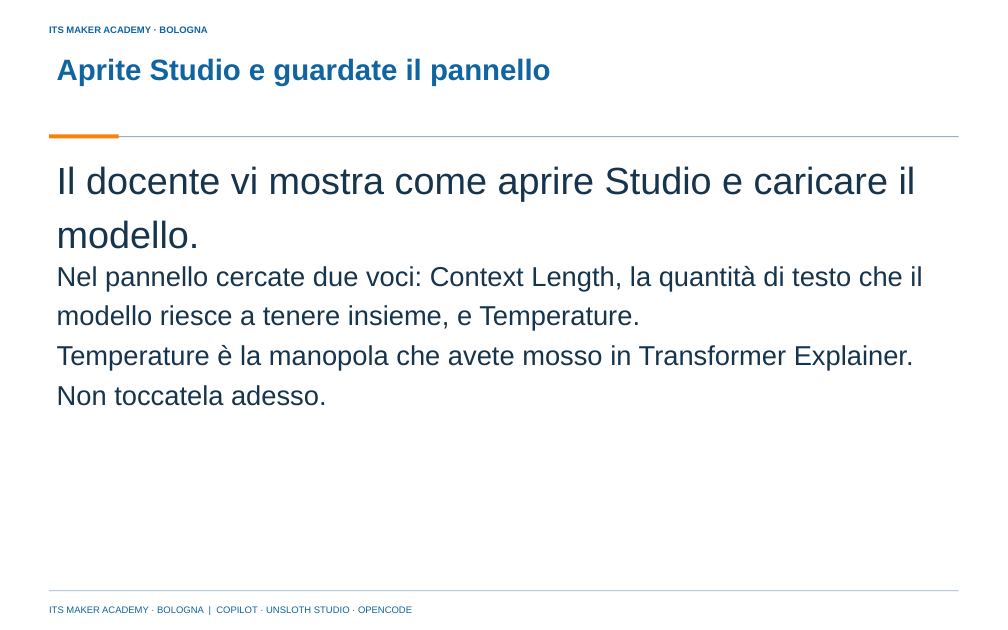
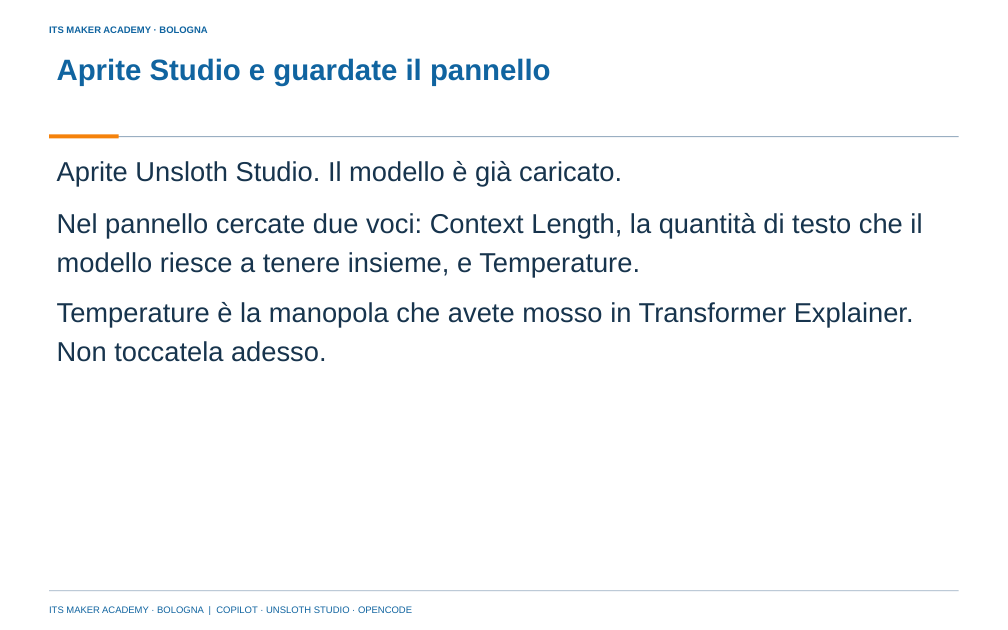
Before and after one commit to franzo9393/ITSCorso_UnslothStudio-Git, a slide deck: slide 24 of lezione 5 - coordinatore, Unsloth Studio e opencode/Lezione5_Coordinatore_Unsloth_Studio_e_opencode_ITS_MAKER.pptx. Drawn at 1008x630 pixels with LibreOffice and Linux fonts; fonts in the diff are those of the drawing; background and template pictures are left out. Boxes give left, top, right and bottom in pixels: in the first picture for what was removed or moved away, otherwise in the second. Text is boxed around its words. In the diff, an @@ line names an element or a change of style, - is before the commit and + after.

Commit message:
Lezione 5: slide senza rimandi al docente, spazio sotto le citazioni corretto nel generatore, materiali rigenerati

```diff
--- a/lezione 5 - coordinatore, Unsloth Studio e opencode/Lezione5_Coordinatore_Unsloth_Studio_e_opencode_ITS_MAKER.pptx
+++ b/lezione 5 - coordinatore, Unsloth Studio e opencode/Lezione5_Coordinatore_Unsloth_Studio_e_opencode_ITS_MAKER.pptx
@@ text at bbox=[57, 161, 622, 186]: text changed; size 36 to 26 pt @@
-Il docente vi mostra come aprire Studio e caricare il modello.
+Aprite Unsloth Studio. Il modello è già caricato.
@@ text "Nel pannello cercate due voci: ...": place and size @@
-text "Nel pannello cercate due voci: ..." at bbox=[57, 266, 922, 330]
+text "Nel pannello cercate due voci: ..." at bbox=[57, 213, 922, 277]
@@ text "Temperature è la manopola che ...": place and size @@
-text "Temperature è la manopola che ..." at bbox=[57, 345, 914, 406]
+text "Temperature è la manopola che ..." at bbox=[57, 302, 914, 362]
```
Also in this commit, not shown: 31 other slides changed, 9 other files.
